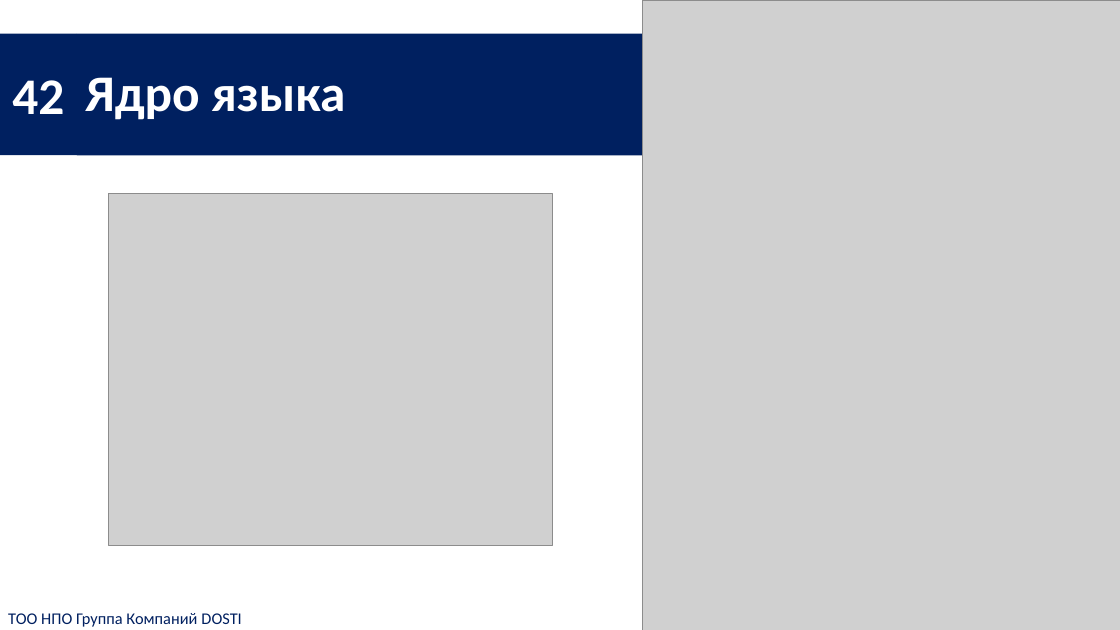
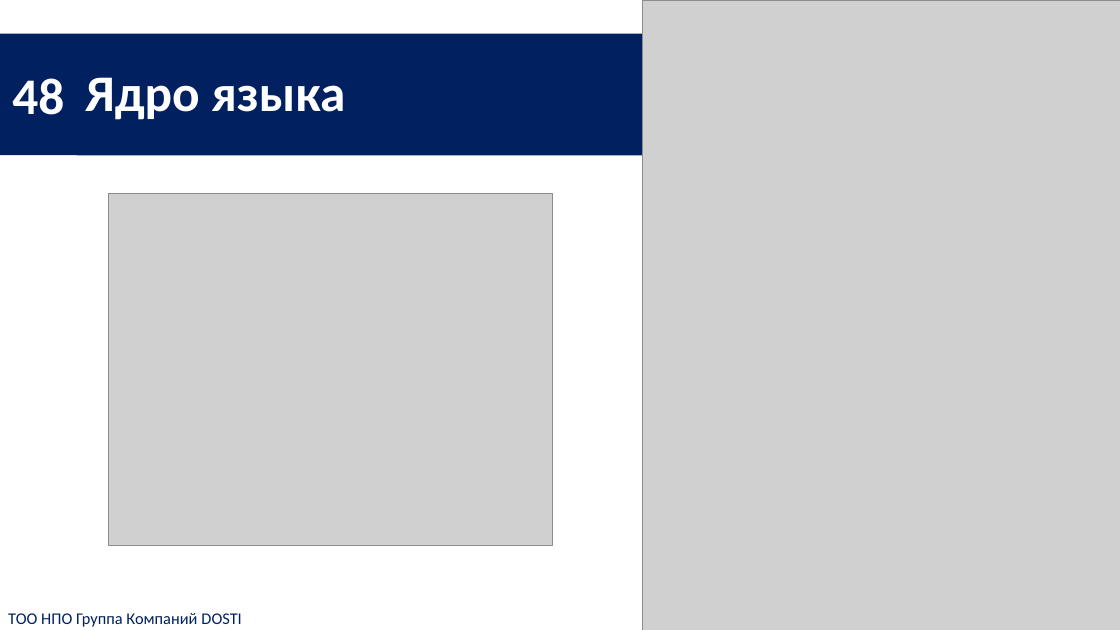
Before and after one commit to ic-dosti/CourseCShJunior, a slide deck: slide 48 of slides-ru/main_ru.pptx. Drawn at 1120x630 pixels with LibreOffice and Linux fonts; fonts in the diff are those of the drawing; grey boxes stand for pictures. Boxes give left, top, right and bottom in pixels: in the first picture for what was removed or moved away, otherwise in the second. Text is boxed around its words. In the diff, an @@ line names an element or a change of style, - is before the commit and + after.

```diff
--- a/slides-ru/main_ru.pptx
+++ b/slides-ru/main_ru.pptx
@@ text in rectangle at <box>12,78,64,115</box>: text changed @@
-42
+48
```
Also in this commit, not shown: 8 other slides changed, 1 slide added, 1 other file.
